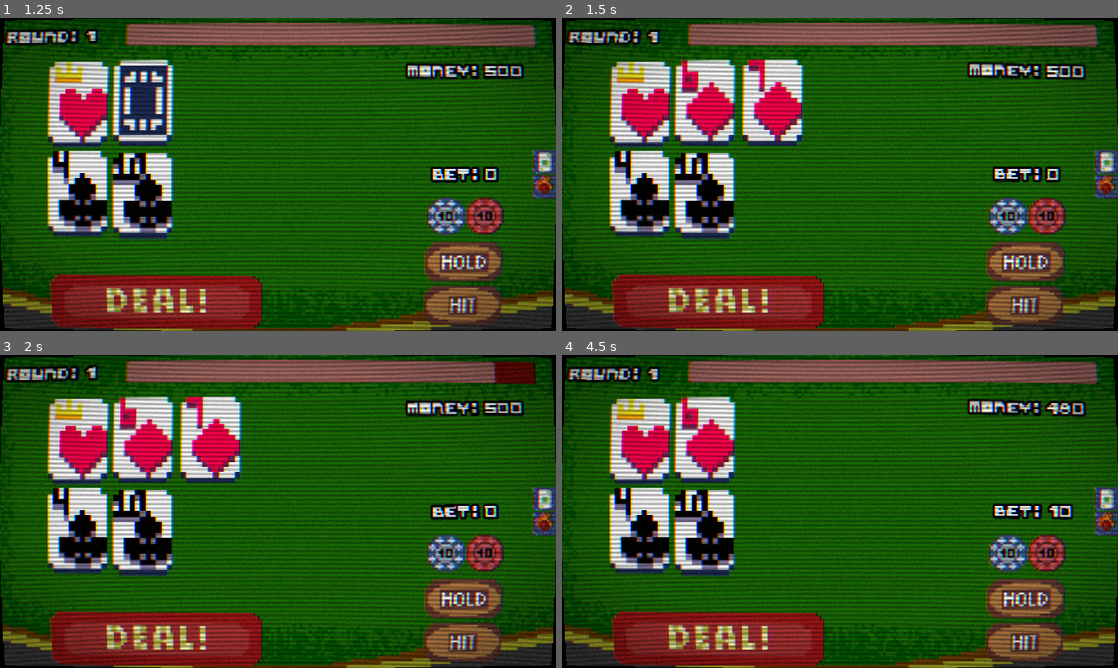
Above: before the commit, frames 1-4 (two rows, left to right).
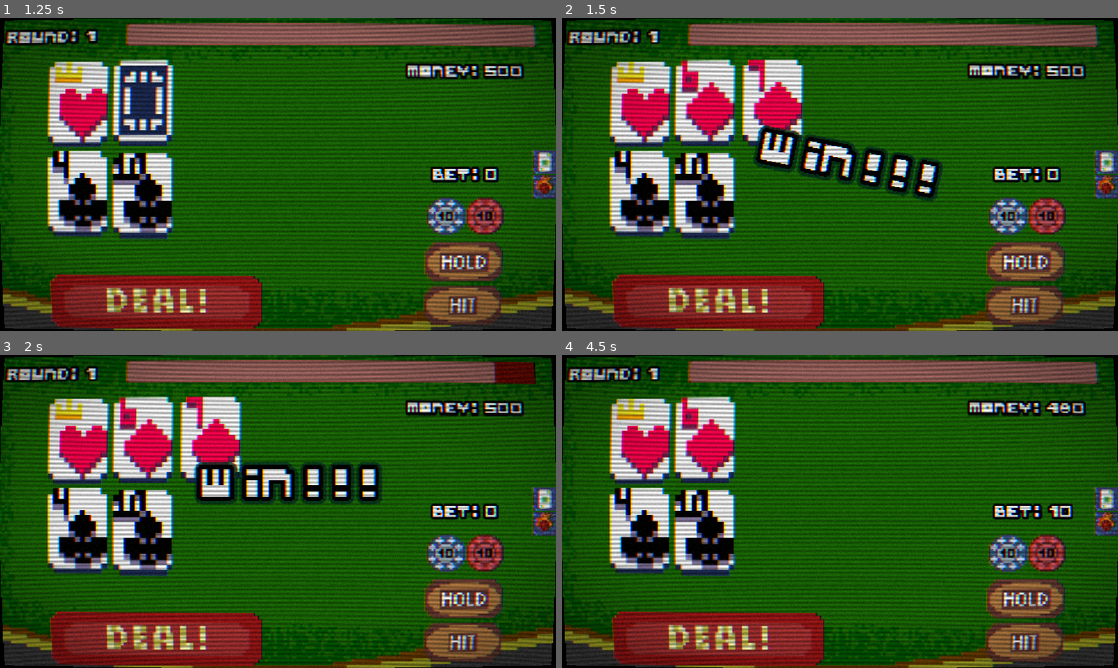
Above: after the commit, the same moments.

Repository: SraKKo/Otschko
Game: Godot game, scene res://Scenes/StartScreen.tscn
Two runs of this game, one before a commit and one after it. Both use one fixed random seed, a clock stepped at 60 frames per second and the inputs below.
Inputs:
- Up to frame 1 (1.25 s): click "PLAY" at 0.5 s
- Up to frame 2 (1.5 s): click "HOLD" at 1.25 s
- Up to frame 3 (2 s): no input
- Up to frame 4 (4.5 s): click "+10" at 2 s; click "-10" at 2.75 s; click "DEAL" at 3.5 s; click "+10" at 4.25 s

Frame 1 is identical in both runs. In frame 2, 4.5% of the frame differs, in the area x 1-95%, y 3-59%; in frame 3, 4.4%; in frame 4, 0.4%.

Commit message:
dodano muzyke oraz label na win i na bust

Diff:
--- a/Scenes/GameProper.tscn
+++ b/Scenes/GameProper.tscn
@@ -477,6 +477,54 @@
 "update": 0,
 "values": [0.015708]
 }
+tracks/3/type = "value"
+tracks/3/imported = false
+tracks/3/enabled = true
+tracks/3/path = NodePath("Win:scale")
+tracks/3/interp = 1
+tracks/3/loop_wrap = true
+tracks/3/keys = {
+"times": PackedFloat32Array(0),
+"transitions": PackedFloat32Array(1),
+"update": 0,
+"values": [Vector2(0.13, 0.13)]
+}
+tracks/4/type = "value"
+tracks/4/imported = false
+tracks/4/enabled = true
+tracks/4/path = NodePath("Win:rotation")
+tracks/4/interp = 1
+tracks/4/loop_wrap = true
+tracks/4/keys = {
+"times": PackedFloat32Array(0),
+"transitions": PackedFloat32Array(1),
+"update": 0,
+"values": [-0.59864795]
+}
+tracks/5/type = "value"
+tracks/5/imported = false
+tracks/5/enabled = true
+tracks/5/path = NodePath("Bust:scale")
+tracks/5/interp = 1
+tracks/5/loop_wrap = true
+tracks/5/keys = {
+"times": PackedFloat32Array(0),
+"transitions": PackedFloat32Array(1),
+"update": 0,
+"values": [Vector2(0.165, 0.165)]
+}
+tracks/6/type = "value"
+tracks/6/imported = false
+tracks/6/enabled = true
+tracks/6/path = NodePath("Bust:position")
+tracks/6/interp = 1
+tracks/6/loop_wrap = true
+tracks/6/keys = {
+"times": PackedFloat32Array(0),
+"transitions": PackedFloat32Array(1),
+"update": 0,
+"values": [Vector2(429.875, 259)]
+}
 
 [sub_resource type="Animation" id="Animation_j1s7x"]
 resource_name = "TextShake"
@@ -518,10 +566,66 @@
 "values": [0.015708, -0.015708]
 }
 
+[sub_resource type="Animation" id="Animation_2qxhv"]
+resource_name = "WIN"
+tracks/0/type = "value"
+tracks/0/imported = false
+tracks/0/enabled = true
+tracks/0/path = NodePath("Win:scale")
+tracks/0/interp = 1
+tracks/0/loop_wrap = true
+tracks/0/keys = {
+"times": PackedFloat32Array(0, 0.15),
+"transitions": PackedFloat32Array(1, 1),
+"update": 0,
+"values": [Vector2(0.13, 0.13), Vector2(1.005, 1.005)]
+}
+tracks/1/type = "value"
+tracks/1/imported = false
+tracks/1/enabled = true
+tracks/1/path = NodePath("Win:rotation")
+tracks/1/interp = 1
+tracks/1/loop_wrap = true
+tracks/1/keys = {
+"times": PackedFloat32Array(0, 0.25, 0.5),
+"transitions": PackedFloat32Array(1, 1, 1),
+"update": 0,
+"values": [-0.59864795, 0.59864795, 0.0]
+}
+
+[sub_resource type="Animation" id="Animation_13664"]
+resource_name = "BUST"
+tracks/0/type = "value"
+tracks/0/imported = false
+tracks/0/enabled = true
+tracks/0/path = NodePath("Bust:scale")
+tracks/0/interp = 1
+tracks/0/loop_wrap = true
+tracks/0/keys = {
+"times": PackedFloat32Array(0, 0.15, 0.75, 1),
+"transitions": PackedFloat32Array(1, 1, 1, 1),
+"update": 0,
+"values": [Vector2(0.165, 0.165), Vector2(1, 1), Vector2(1, 1), Vector2(0.18, 0.18)]
+}
+tracks/1/type = "value"
+tracks/1/imported = false
+tracks/1/enabled = true
+tracks/1/path = NodePath("Bust:position")
+tracks/1/interp = 1
+tracks/1/loop_wrap = true
+tracks/1/keys = {
+"times": PackedFloat32Array(0, 0.15, 0.3, 0.45, 0.6, 0.75),
+"transitions": PackedFloat32Array(1, 1, 1, 1, 1, 1),
+"update": 0,
+"values": [Vector2(429.875, 259), Vector2(435.183, 259), Vector2(451.4, 259), Vector2(407.885, 259), Vector2(423.87, 259), Vector2(411.365, 259)]
+}
+
 [sub_resource type="AnimationLibrary" id="AnimationLibrary_0rta7"]
 _data = {
+&"BUST": SubResource("Animation_13664"),
 &"RESET": SubResource("Animation_6vmwt"),
-&"TextShake": SubResource("Animation_j1s7x")
+&"TextShake": SubResource("Animation_j1s7x"),
+&"WIN": SubResource("Animation_2qxhv")
 }
 
 [sub_resource type="Theme" id="Theme_2qxhv"]
@@ -814,6 +918,27 @@
 grow_vertical = 2
 mouse_filter = 2
 
+[node name="Win" type="Label" parent="."]
+z_index = 1
+offset_left = 418.0
+offset_top = 259.0
+offset_right = 786.0
+offset_bottom = 351.0
+rotation = -0.59864795
+scale = Vector2(0.13, 0.13)
+text = "WIN!!!"
+label_settings = ExtResource("14_y8fh6")
+
+[node name="Bust" type="Label" parent="."]
+z_index = 1
+offset_left = 429.875
+offset_top = 259.0
+offset_right = 763.87573
+offset_bottom = 351.0
+scale = Vector2(0.165, 0.165)
+text = "BUST!"
+label_settings = ExtResource("14_y8fh6")
+
 [connection signal="pressed" from="SplitButton" to="." method="_on_split_button_pressed"]
 [connection signal="timeout" from="RoundTime" to="." method="_on_round_time_timeout"]
 [connection signal="pressed" from="UI/PauseMenu/QuitButton" to="UI/PauseMenu" method="_on_quit_button_pressed"]
--- /dev/null
+++ b/Scenes/MusicPlayer.tscn
@@ -0,0 +1,12 @@
+[gd_scene load_steps=2 format=3 uid="uid://ci6cl1wvt5i57"]
+
+[ext_resource type="Script" uid="uid://dcflibjtekvbc" path="res://Scripts/music_player.gd" id="1_5psdy"]
+
+[node name="MusicPlayer" type="Node"]
+script = ExtResource("1_5psdy")
+
+[node name="A" type="AudioStreamPlayer" parent="."]
+bus = &"Music"
+
+[node name="B" type="AudioStreamPlayer" parent="."]
+bus = &"Music"
--- a/Scripts/Game.gd
+++ b/Scripts/Game.gd
@@ -38,9 +38,12 @@
 @onready var money_label = $Money/MoneyLabel
 @onready var round_label: Label = $Round/RoundLabel
 @onready var bet_label = $Bet/BetLabel
+@onready var win_label = $Win
+@onready var bust_label = $Bust
 
 @onready var time_bar: ProgressBar = $TimeBar
 @onready var round_timer: Timer = $RoundTime
+@onready var anim = $AnimationPlayer
 
 @onready var trinkets_root: Node = $Trinkets
 
@@ -52,6 +55,13 @@
 
 func _ready():
 	SettingsMenager.apply_crt(crt_rect)
+	MusicPlayer.play_crossfade(preload("res://Sounds/Music/Base.ogg"), 1.0)
+
+	win_label.visible = false
+	bust_label.visible = false
+	anim.animation_finished.connect(_on_result_anim_finished)
+
+
 
 	deck = Deck.new()
 	deck.reset_deck()
@@ -341,10 +351,13 @@
 
 	if dealer_score > 21:
 		game_over("Wygrałeś! Dealer ma ponad 21.")
+		show_result("WIN")
 	elif dealer_score > player_score:
 		game_over("Przegrana! Dealer ma więcej punktów.")
+		show_result("BUST")
 	elif dealer_score < player_score:
 		game_over("Wygrałeś! Masz więcej punktów.")
+		show_result("WIN")
 	else:
 		game_over("Remis!")
 
@@ -498,15 +511,20 @@
 
 
 func hand_result(player_score: int, dealer_score: int) -> String:
-	if player_score > 21:
+	if player_score > get_bust_limit():
 		return "lose"
-	if dealer_score > 21:
+
+	if dealer_score > get_bust_limit():
 		return "win"
+
 	if player_score > dealer_score:
 		return "win"
+
 	if player_score < dealer_score:
 		return "lose"
+
 	return "draw"
+
 
 func _on_split_button_pressed() -> void:
 	do_split()
@@ -565,3 +583,19 @@
 	else:
 		get_tree().paused = true
 		pause_menu.show_menu()
+
+func _on_result_anim_finished(_name: StringName) -> void:
+	win_label.visible = false
+	bust_label.visible = false
+
+func show_result(kind: String) -> void:
+	# schowaj oba i pokaż tylko właściwy
+	win_label.visible = false
+	bust_label.visible = false
+
+	if kind == "WIN":
+		win_label.visible = true
+		anim.play("WIN")
+	elif kind == "BUST":
+		bust_label.visible = true
+		anim.play("BUST")
--- a/Scripts/StartScreen.gd
+++ b/Scripts/StartScreen.gd
@@ -8,6 +8,8 @@
 
 func _ready() -> void:
 	SettingsMenager.apply_crt(crt_rect)
+	MusicPlayer.play_with_fade_in(preload("res://Sounds/Music/MainMenu1.ogg"), 1.25)
+
 
 
 func _on_play_pressed():
--- /dev/null
+++ b/Scripts/music_player.gd
@@ -0,0 +1,80 @@
+extends Node
+
+@onready var a: AudioStreamPlayer = $A
+@onready var b: AudioStreamPlayer = $B
+
+var active: AudioStreamPlayer
+var inactive: AudioStreamPlayer
+var tween: Tween
+
+const SILENT_DB := -60.0
+const TARGET_DB := 0.0
+
+func _ready():
+	active = a
+	inactive = b
+	a.volume_db = SILENT_DB
+	b.volume_db = SILENT_DB
+
+# Fade-in na starcie (wywołaj raz, np. z pierwszej sceny)
+func play_with_fade_in(stream: AudioStream, fade_time: float = 1.5):
+	if stream == null:
+		return
+
+	# jeśli już gra ten sam utwór, tylko upewnij się że nie jest wyciszony
+	if active.playing and active.stream == stream:
+		_fade_to(active, TARGET_DB, fade_time)
+		return
+
+	# startujemy od zera na aktywnym
+	active.stop()
+	active.stream = stream
+	active.volume_db = SILENT_DB
+	active.play()
+	_fade_to(active, TARGET_DB, fade_time)
+
+# Crossfade przy zmianie utworu (menu->game itd.)
+func play_crossfade(stream: AudioStream, fade_time: float = 1.0):
+	if stream == null:
+		return
+
+	# jeśli już gra ten sam stream, nic nie rób
+	if active.playing and active.stream == stream:
+		return
+
+	# przygotuj nieaktywny
+	inactive.stop()
+	inactive.stream = stream
+	inactive.volume_db = SILENT_DB
+	inactive.play()
+
+	# zatrzymaj poprzedni tween
+	if tween and tween.is_running():
+		tween.kill()
+
+	tween = create_tween()
+	tween.tween_property(inactive, "volume_db", TARGET_DB, fade_time).set_trans(Tween.TRANS_SINE).set_ease(Tween.EASE_OUT)
+	tween.parallel().tween_property(active, "volume_db", SILENT_DB, fade_time).set_trans(Tween.TRANS_SINE).set_ease(Tween.EASE_OUT)
+
+	tween.finished.connect(func ():
+		active.stop()
+		# zamiana ról
+		var tmp = active
+		active = inactive
+		inactive = tmp
+	)
+
+func stop_fade_out(fade_time: float = 1.0):
+	if tween and tween.is_running():
+		tween.kill()
+	tween = create_tween()
+	tween.tween_property(active, "volume_db", SILENT_DB, fade_time)
+	tween.finished.connect(func():
+		active.stop()
+	)
+
+func _fade_to(p: AudioStreamPlayer, db: float, time: float):
+	if tween and tween.is_running():
+		tween.kill()
+	tween = create_tween()
+	tween.tween_property(p, "volume_db", db, time).set_trans(Tween.TRANS_SINE).set_ease(Tween.EASE_OUT)
--- /dev/null
+++ b/default_bus_layout.tres
@@ -0,0 +1,15 @@
+[gd_resource type="AudioBusLayout" format=3 uid="uid://c4b0f580eqsps"]
+
+[resource]
+bus/1/name = &"Music"
+bus/1/solo = false
+bus/1/mute = false
+bus/1/bypass_fx = false
+bus/1/volume_db = 0.0
+bus/1/send = &"Master"
+bus/2/name = &"SFX"
+bus/2/solo = false
+bus/2/mute = false
+bus/2/bypass_fx = false
+bus/2/volume_db = 0.0
+bus/2/send = &"Master"
--- a/project.godot
+++ b/project.godot
@@ -20,6 +20,7 @@
 inventory="*res://Scripts/Inventory.gd"
 TrinketDb="*res://Scripts/TrinketDb.gd"
 SettingsMenager="*res://Scripts/SettingsManager.gd"
+MusicPlayer="*res://Scenes/MusicPlayer.tscn"
 
 [display]
 
Not shown: 1 places in Scenes/GameProper.tscn that only renumber resources
Not shown, added: Scripts/music_player.gd.uid
Not shown, added: Sounds/Music/Base.ogg.import
Not shown, added: Sounds/Music/MainMenu1.ogg.import
Not shown, added: Sounds/Music/Base.ogg
Not shown, added: Sounds/Music/MainMenu1.ogg
